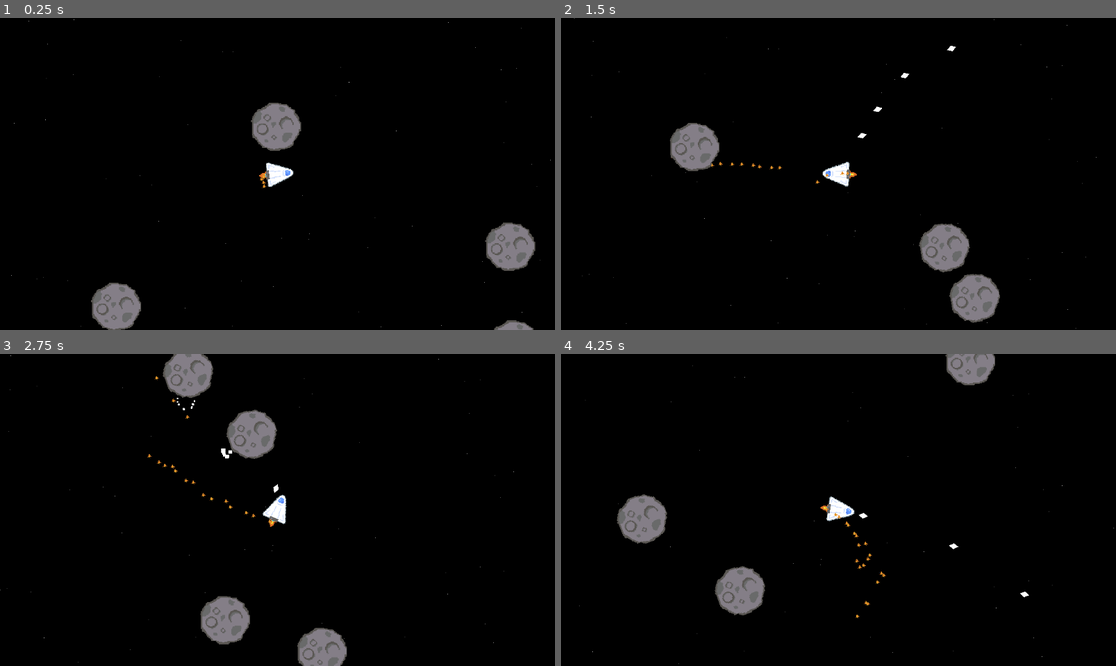
Above: before the commit, frames 1-4 (two rows, left to right).
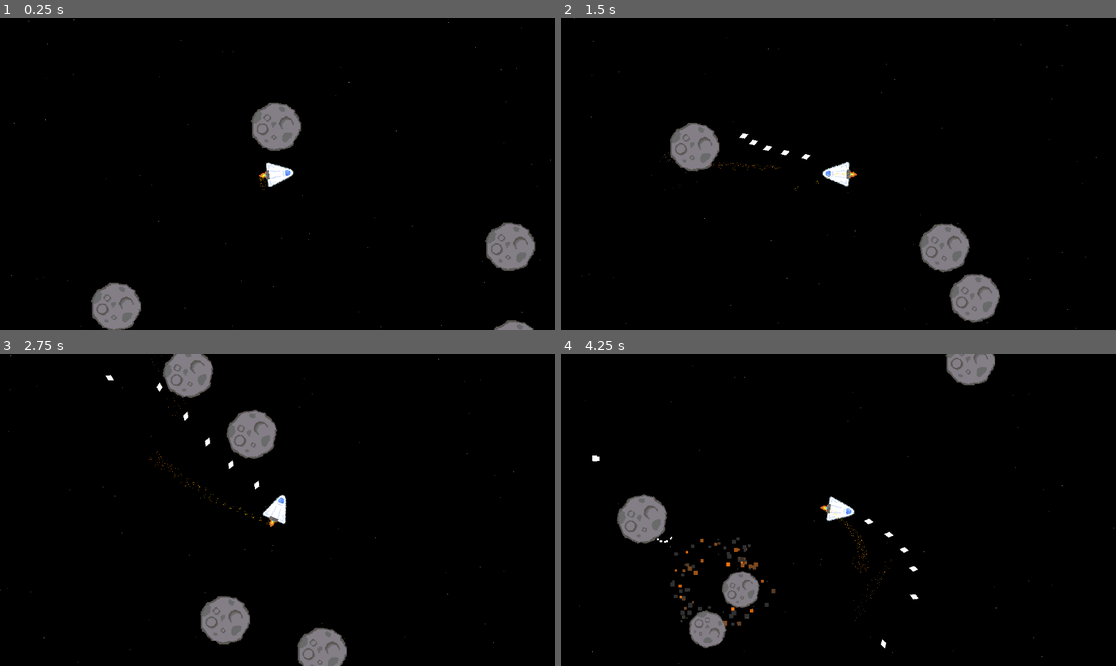
Above: after the commit, the same moments.

Repository: Ducorits/Asteroids_game
Game: Godot game, scene res://scenes/game.tscn
Same seed, same stepped clock (60 frames per second), same inputs: the game is played once before the commit and once after it.
Inputs (mouse positions are in pixels of both pictures, inside the frame that each line leads up to):
- Up to frame 1 (0.25 s): no input
- Up to frame 2 (1.5 s): move the mouse to (960, 158) at 0.52 s; hold D (move_right) 0.53-1.28 s; hold Space (shoot) 0.53-1.28 s; move the mouse to (727, 189) at 1.27 s; hold S (move_down) from 1.28 s (still down); tap M (toggle_mouse) at 1.35 s
- Up to frame 3 (2.75 s): move the mouse to (333, 441) at 2.02 s; release S (move_down) at 2.03 s; hold D (move_right) from 2.03 s (still down); hold Space (shoot) from 2.03 s (still down)
- Up to frame 4 (4.25 s): move the mouse to (810, 572) at 2.77 s; release D (move_right) at 2.78 s; release Space (shoot) at 2.78 s; hold W (move_up) 2.78-3.53 s; tap M (toggle_mouse) at 2.85 s; move the mouse to (1005, 556) at 3.52 s; hold A (move_left) from 3.53 s (still down); hold Space (shoot) from 3.53 s (still down)

The runs differ from the first frame. In frame 1, less than 0.1% of the frame differs, in the area x 46-49%, y 49-56%; in frame 2, 0.3%; in frame 3, 0.3%; in frame 4, 2.1%, in the area x 5-85%, y 32-95%.

Commit message:
Played around a bit

Diff:
--- a/scenes/player.tscn
+++ b/scenes/player.tscn
@@ -6,7 +6,6 @@
 [ext_resource type="Texture2D" uid="uid://cktcwdq8cqxak" path="res://assets/textures/space_ship.png" id="4_dqkch"]
 [ext_resource type="AudioStream" uid="uid://dakupcfb8mctl" path="res://assets/sounds/space-laser-3.wav" id="5_qlg0r"]
 [ext_resource type="AudioStream" uid="uid://cjtix8eug1d0r" path="res://assets/sounds/ship-collide.wav" id="6_tuyoq"]
-[ext_resource type="Texture2D" uid="uid://ctqf7dwsgf2j5" path="res://assets/textures/flame.png" id="7_fjrip"]
 
 [sub_resource type="PhysicsMaterial" id="PhysicsMaterial_qlg0r"]
 rough = true
@@ -63,13 +62,25 @@
 &"Shoot": SubResource("Animation_tuyoq")
 }
 
+[sub_resource type="CanvasTexture" id="CanvasTexture_tuyoq"]
+
+[sub_resource type="Gradient" id="Gradient_fjrip"]
+offsets = PackedFloat32Array(0, 0.636364, 1)
+colors = PackedColorArray(1, 0.819608, 0, 1, 1, 0.494118, 0, 1, 0.315, 0.342, 0.45, 1)
+
+[sub_resource type="GradientTexture1D" id="GradientTexture1D_smehm"]
+gradient = SubResource("Gradient_fjrip")
+
 [sub_resource type="ParticleProcessMaterial" id="ParticleProcessMaterial_smehm"]
 particle_flag_disable_z = true
+emission_shape = 1
+emission_sphere_radius = 10.0
 inherit_velocity_ratio = 0.145
 direction = Vector3(0, 1, 0)
 spread = 16.807
 initial_velocity_max = 76.92
 gravity = Vector3(0, 0, 0)
+color_ramp = SubResource("GradientTexture1D_smehm")
 
 [node name="Player" type="RigidBody2D"]
 collision_layer = 2
@@ -118,8 +129,8 @@
 bus = &"SFX"
 
 [node name="GPUParticles2D" type="GPUParticles2D" parent="."]
-position = Vector2(5.96046e-08, 28)
+position = Vector2(5.96046e-08, 30)
 scale = Vector2(0.618441, 0.629822)
-amount = 20
-texture = ExtResource("7_fjrip")
+amount = 200
+texture = SubResource("CanvasTexture_tuyoq")
 process_material = SubResource("ParticleProcessMaterial_smehm")
--- a/scripts/player.gd
+++ b/scripts/player.gd
@@ -5,7 +5,7 @@
 const TURN_SPEED = 5
 
 @export var projectile_scene: PackedScene
-@export var fire_cooldown: float = 0.2
+@export var fire_cooldown: float = 0.1
 @onready var hit_sound := $HitSound as AudioStreamPlayer2D
 
 var can_fire = true
--- a/scripts/projectile.gd
+++ b/scripts/projectile.gd
@@ -1,6 +1,6 @@
 extends Area2D
 
-@export var speed: float = 600.0
+@export var speed: float = 100.0
 var direction: Vector2 = Vector2.ZERO
 var damage: float = 3.0
 signal spawn_particle(global_position: Vector2, name: String)
@@ -21,4 +21,5 @@
 
 
 func _on_timer_timeout() -> void:
+	Vfx.spawn("projectile_hit", position, { "rotation": rotation + PI})
 	queue_free()
Not shown: 1 places in scenes/player.tscn that only renumber resources
